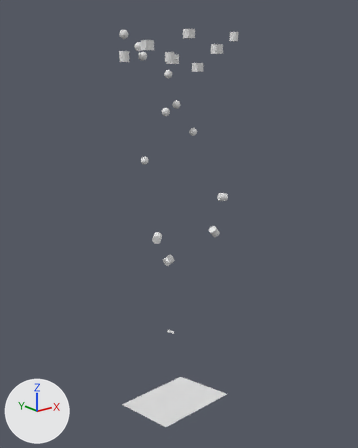
The Blender file blender-files/BWE_START_SINGLE_SCENE.blend: old version first, new version second.
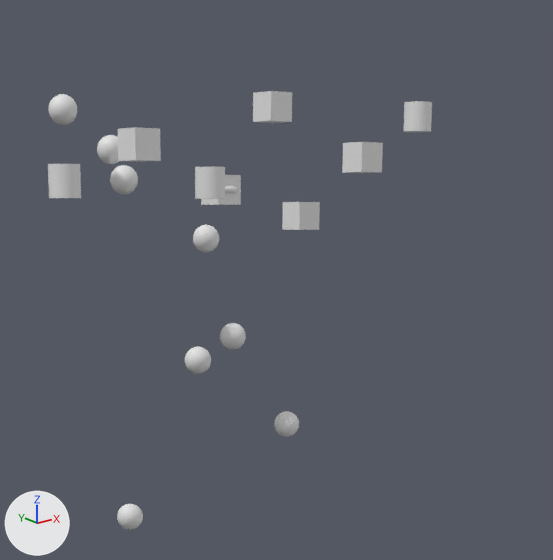
There are two pictures of each version: one whole from a 50 mm lens placed at (-73.9, -94.6, -2.1), pointed at (1.5, -0.4, -39.8), one close up on the part from 29% to 77% of the width and 0% to 39% of the height. Lighting does not change. The marker at lower left points along +X, +Y and +Z.

The first close-up shows 'Car', 'Cube', 'Motor', 'Sphere', 'Sphere.003', 'Sphere.006', 'Tube', 'Tube.001', 'Tube.002', 'Wheel'.
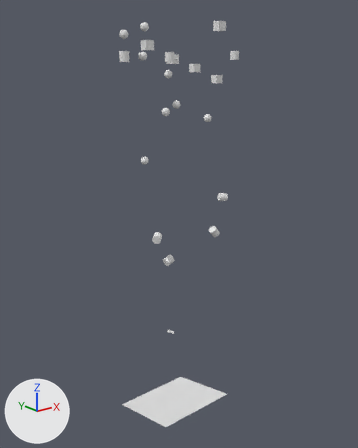
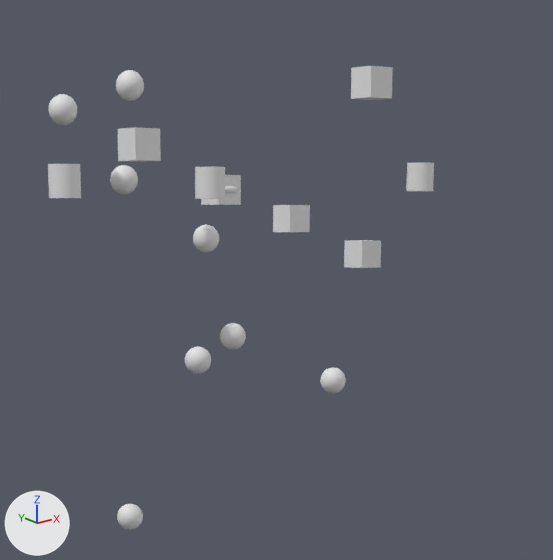
Edits to the scene script, one JSON object a line:
```json
{"op": "set", "path": "ob_cube.location", "old": "(8.28, -5.76, 2.19)", "new": "(7.26, -7.63, 6.97)"}
{"op": "set", "path": "ob_car.location", "old": "(5.48, 0.91, 5.76)", "new": "(14.57, 0.78, -4.56)"}
{"op": "set", "path": "ob_wheel.location", "old": "(9.84, 2.68, -1.74)", "new": "(10.17, 4.2, -1.94)"}
{"op": "set", "path": "ob_sphere.location", "old": "(-4.3, 7.44, 2.83)", "new": "(-4.12, 5.14, 7.04)"}
{"op": "set", "path": "ob_sphere_006.location", "old": "(9.92, 4.26, -17.63)", "new": "(12.02, 1.15, -14.1)"}
{"op": "set", "path": "ob_tube_002.location", "old": "(13.67, -5.73, 5.09)", "new": "(15.26, -4.56, 1.01)"}
```

Boxes (x1, y1, x2, y2) around the edits, measured in the close-ups (553 x 560 px):
```json
{"object": "Cube", "change": "moved", "before": [342, 142, 383, 173], "after": [351, 66, 393, 100]}
{"object": "Car", "change": "moved", "before": [253, 91, 292, 123], "after": [344, 240, 381, 268]}
{"object": "Tube.002", "change": "moved", "before": [404, 101, 432, 132], "after": [406, 162, 434, 192]}
{"object": "Wheel", "change": "moved", "before": [282, 202, 320, 230], "after": [273, 205, 310, 232]}
{"object": "Sphere", "change": "moved", "before": [97, 135, 119, 164], "after": [116, 70, 144, 101]}
{"object": "Sphere.006", "change": "moved", "before": [274, 411, 299, 437], "after": [320, 367, 346, 393]}
```
